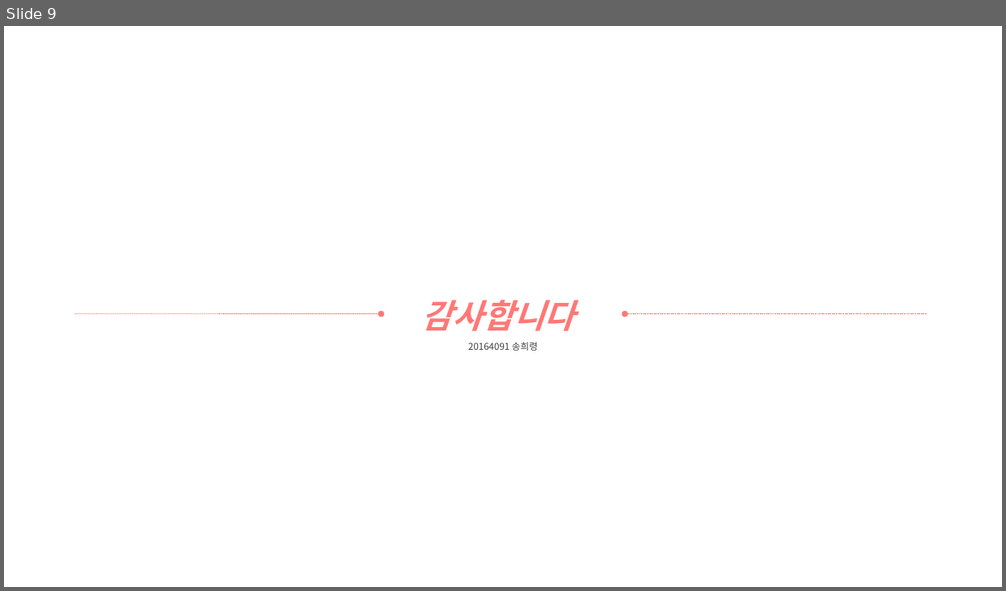
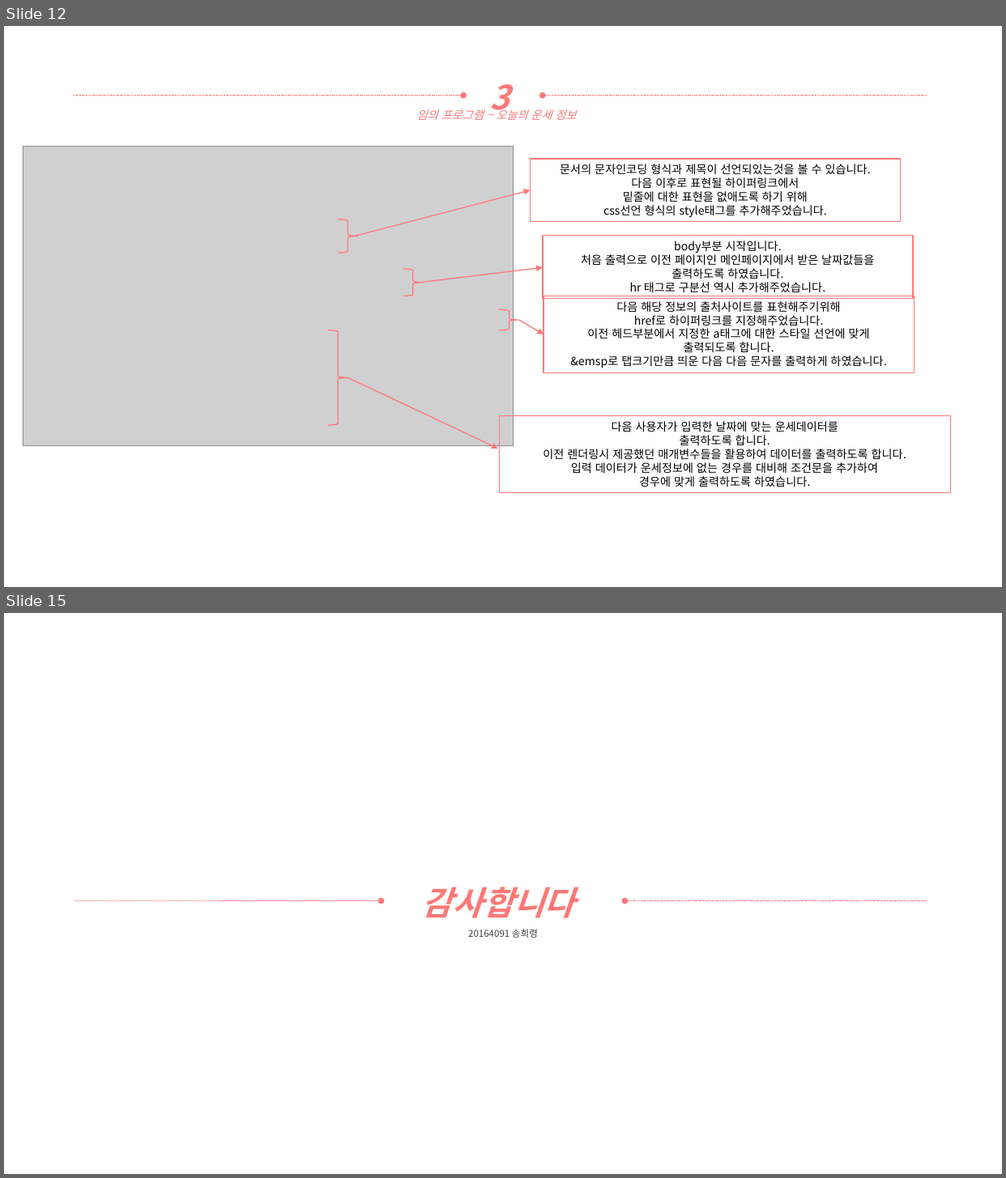
Before and after one commit to yooatom2200/Programing_Base_2, a slide deck: 4장/20164091-송희령-4주차 과제.pptx. Shown one above the other, each under a label of ours: slide 9 before the commit, slides 12 and 15 after it; the slides between them are not shown. The pictures are 1006x591 and 1006x1178 pixels, drawn with LibreOffice and Linux fonts; fonts in the diff are those of the drawing; grey boxes stand for pictures. Boxes give left, top, right and bottom in pixels: in the first picture for what was removed or moved away, otherwise in the second. Text is boxed around its words. In the diff, an @@ line names an element or a change of style, - is before the commit and + after.

```diff
--- a/4장/20164091-송희령-4주차 과제.pptx
+++ b/4장/20164091-송희령-4주차 과제.pptx
@@ slide 12 added at bbox=[4, 26, 1002, 587], background #FFFFFF @@
@@ arrow added from (73, 96) to (463, 96), #FF7876 0.5 pt dashed @@
@@ text added at bbox=[490, 84, 509, 118], 32 pt, text #FF7876, bold, italic @@
+3
@@ arrow added from (927, 96) to (543, 96), #FF7876 0.5 pt dashed @@
@@ text added at bbox=[417, 108, 576, 120], 11 pt, text #FF7876, italic @@
+임의 프로그램 – 오늘의 운세 정보
@@ picture added at bbox=[23, 147, 513, 446] @@
@@ rectangle added at bbox=[530, 159, 901, 221], outline #FF7876 1 pt, 11 pt, text #000000 @@
+문서의 문자인코딩 형식과 제목이 선언되있는것을 볼 수 있습니다.
+다음 이후로 표현될 하이퍼링크에서
+밑줄에 대한 표현을 없애도록 하기 위해
+css선언 형식의 style태그를 추가해주었습니다.
@@ arrow added from (355, 237) to (530, 190), #FF7876 1 pt @@
@@ right brace added at bbox=[338, 219, 357, 253], outline #FF7876 1 pt @@
@@ rectangle added at bbox=[543, 236, 914, 298], outline #FF7876 1 pt, 11 pt, text #000000 @@
+body부분 시작입니다.
+처음 출력으로 이전 페이지인 메인페이지에서 받은 날짜값들을
+출력하도록 하였습니다.
+hr 태그로 구분선 역시 추가해주었습니다.
@@ arrow added from (424, 282) to (543, 268), #FF7876 1 pt @@
@@ right brace added at bbox=[403, 269, 423, 297], outline #FF7876 1 pt @@
@@ right brace added at bbox=[499, 310, 518, 331], outline #FF7876 1 pt @@
@@ rectangle added at bbox=[543, 297, 914, 373], outline #FF7876 1 pt, 11 pt, text #000000 @@
+다음 해당 정보의 출처사이트를 표현해주기위해
+href로 하이퍼링크를 지정해주었습니다.
+이전 헤드부분에서 지정한 a태그에 대한 스타일 선언에 맞게
+출력되도록 합니다.
+&emsp로 탭크기만큼 띄운 다음 다음 문자를 출력하게 하였습니다.
@@ right brace added at bbox=[328, 331, 347, 426], outline #FF7876 1 pt @@
@@ arrow added from (519, 320) to (543, 335), #FF7876 1 pt @@
@@ arrow added from (347, 378) to (498, 449), #FF7876 1 pt @@
@@ rectangle added at bbox=[499, 416, 950, 493], outline #FF7876 1 pt, 11 pt, text #000000 @@
+다음 사용자가 입력한 날짜에 맞는 운세데이터를
+출력하도록 합니다.
+이전 렌더링시 제공했던 매개변수들을 활용하여 데이터를 출력하도록 합니다.
+입력 데이터가 운세정보에 없는 경우를 대비해 조건문을 추가하여
+경우에 맞게 출력하도록 하였습니다.
@@ what was slide 9 is now slide 15 @@
```
Also in this commit, not shown: 5 other slides added, 5 other files.
